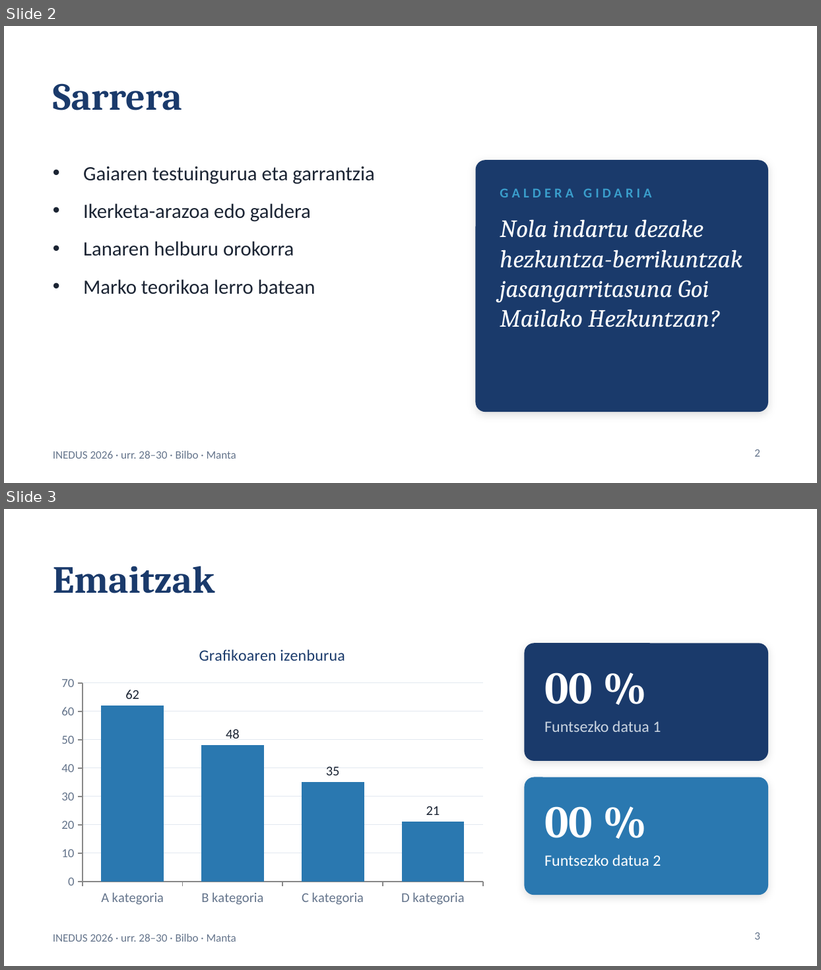
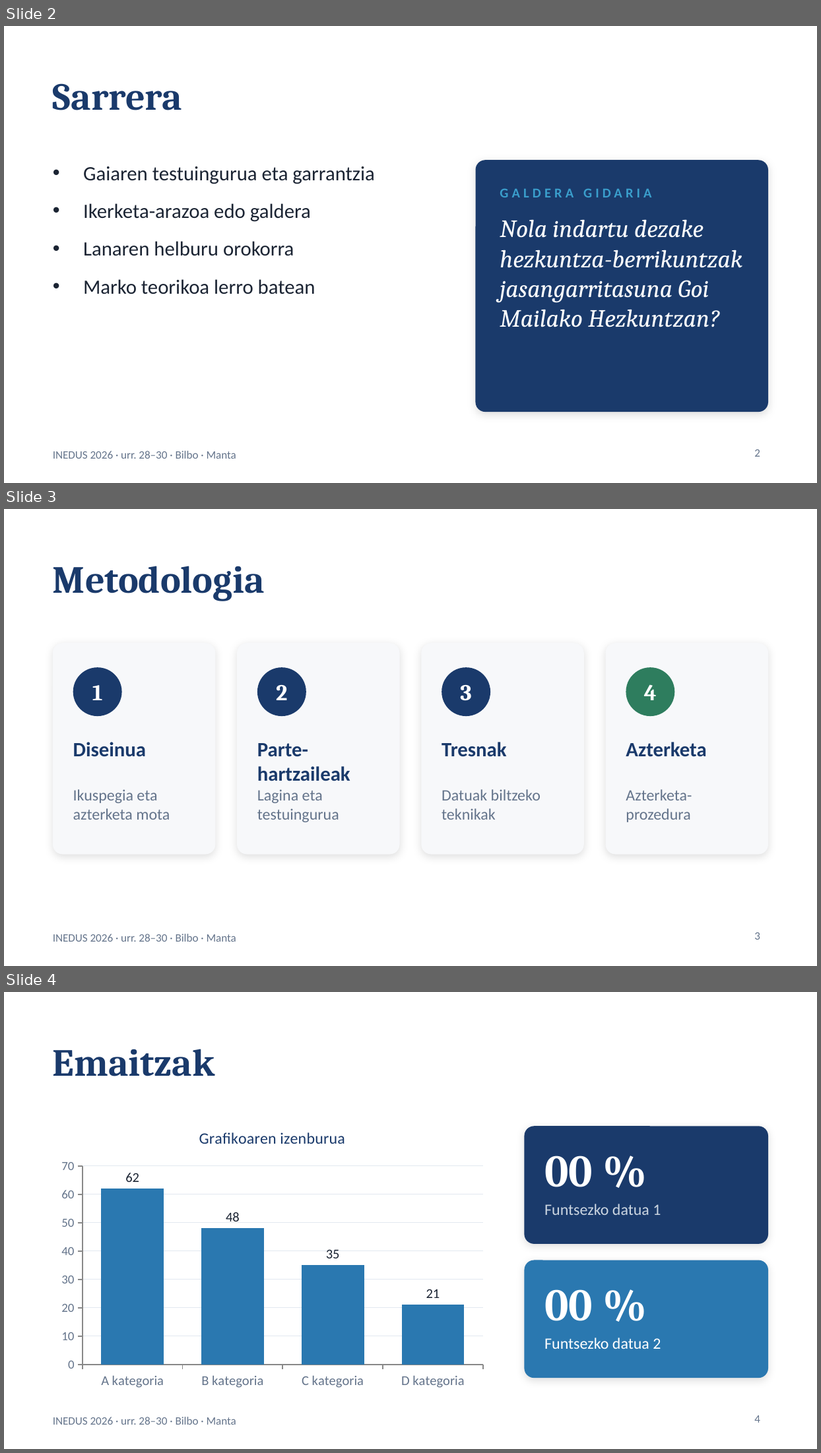
Before and after one commit to r2damianster/Congressa, a slide deck: PLANTILLA_PPT/INEDUS2026_plantilla_EU.pptx. Shown one above the other, each under a label of ours: slides 2 and 3 before the commit, slides 2, 3 and 4 after it. The pictures are 821x970 and 821x1453 pixels, drawn with LibreOffice and Linux fonts; fonts in the diff are those of the drawing; background and template pictures are left out. Boxes give left, top, right and bottom in pixels: in the first picture for what was removed or moved away, otherwise in the second. Text is boxed around its words. In the diff, an @@ line names an element or a change of style, - is before the commit and + after.

Commit message:
fix: restaurar diapositiva Metodologia en la plantilla PPTX EU

```diff
--- a/PLANTILLA_PPT/INEDUS2026_plantilla_EU.pptx
+++ b/PLANTILLA_PPT/INEDUS2026_plantilla_EU.pptx
@@ slide 3 added at (4,509,817,966), background picture (left out); not listed: 1 template element that a slide beside it also shows @@
@@ title added at (53,566,265,601), 34 pt, text #1A3A6B, bold @@
+Metodologia
@@ rounded rectangle added at (53,643,215,855), fill #F7F8FA @@
@@ rounded rectangle added at (238,643,400,855), fill #F7F8FA @@
@@ rounded rectangle added at (421,643,583,855), fill #F7F8FA @@
@@ rounded rectangle added at (606,643,768,855), fill #F7F8FA @@
@@ ellipse added at (73,667,122,716), fill #1A3A6B @@
@@ text added at (92,685,103,700), 20 pt, text #FFFFFF, bold @@
+1
@@ ellipse added at (257,667,306,716), fill #1A3A6B @@
@@ text added at (276,685,287,700), 20 pt, text #FFFFFF, bold @@
+2
@@ ellipse added at (442,667,490,716), fill #1A3A6B @@
@@ text added at (460,685,471,701), 20 pt, text #FFFFFF, bold @@
+3
@@ ellipse added at (626,667,675,716), fill #2E7D5E @@
@@ text added at (644,685,657,700), 20 pt, text #FFFFFF, bold @@
+4
@@ text added at (73,742,146,757), 18 pt, text #1A3A6B, bold @@
+Diseinua
@@ text added at (257,743,350,782), 18 pt, text #1A3A6B, bold @@
+Parte-hartzaileak
@@ text added at (442,742,506,757), 18 pt, text #1A3A6B, bold @@
+Tresnak
@@ text added at (626,742,706,757), 18 pt, text #1A3A6B, bold @@
+Azterketa
@@ text added at (73,789,170,820), 14 pt, text #64748B @@
+Ikuspegia eta azterketa mota
@@ text added at (257,789,339,823), 14 pt, text #64748B @@
+Lagina eta testuingurua
@@ text added at (442,789,541,820), 14 pt, text #64748B @@
+Datuak biltzeko teknikak
@@ text added at (626,789,692,823), 14 pt, text #64748B @@
+Azterketa-prozedura
@@ page number added at (754,933,760,940), 10 pt, text #64748B @@
+3
@@ what was slide 3 is now slide 4 @@
@@ page number at (754,1416,760,1423): text changed @@
-3
+4
```
Also in this commit, not shown: 2 other files.
